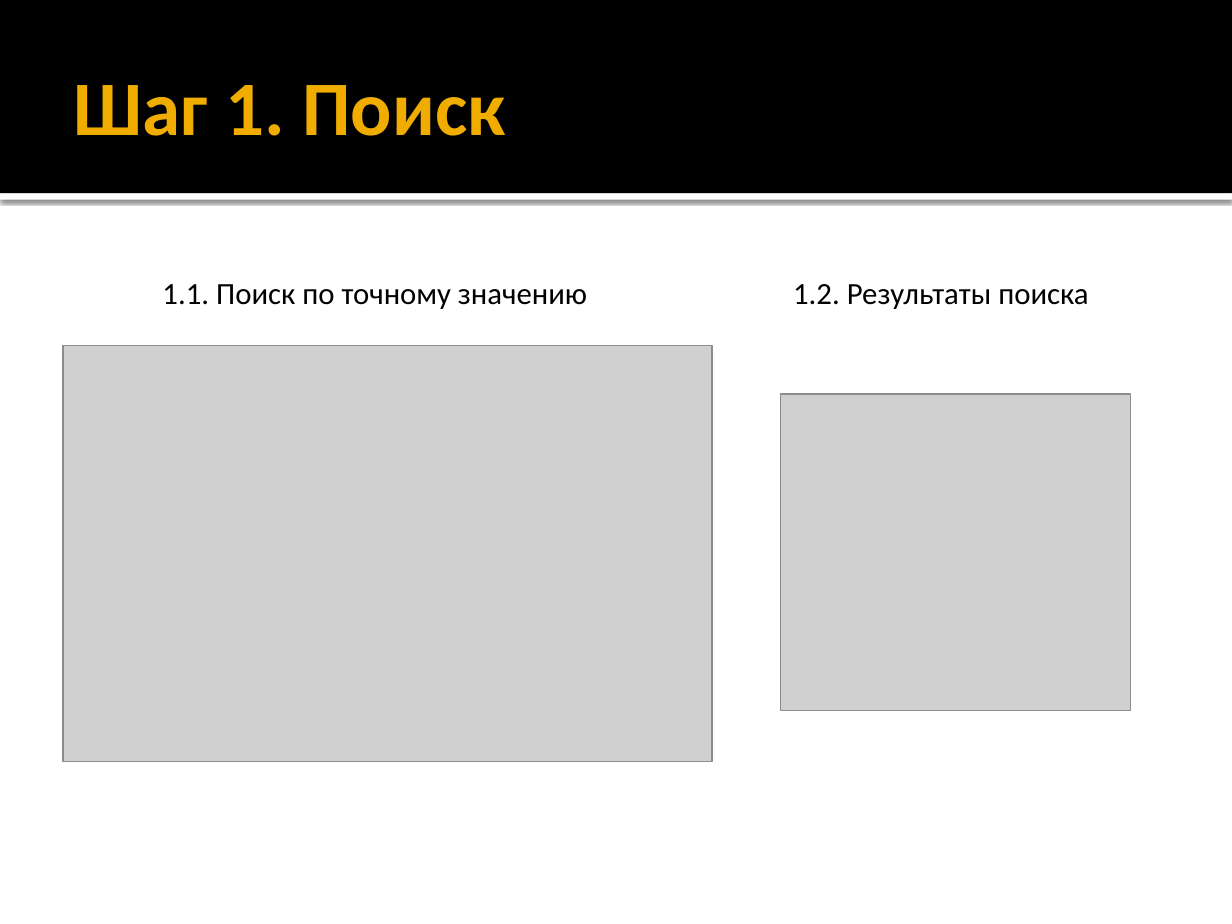
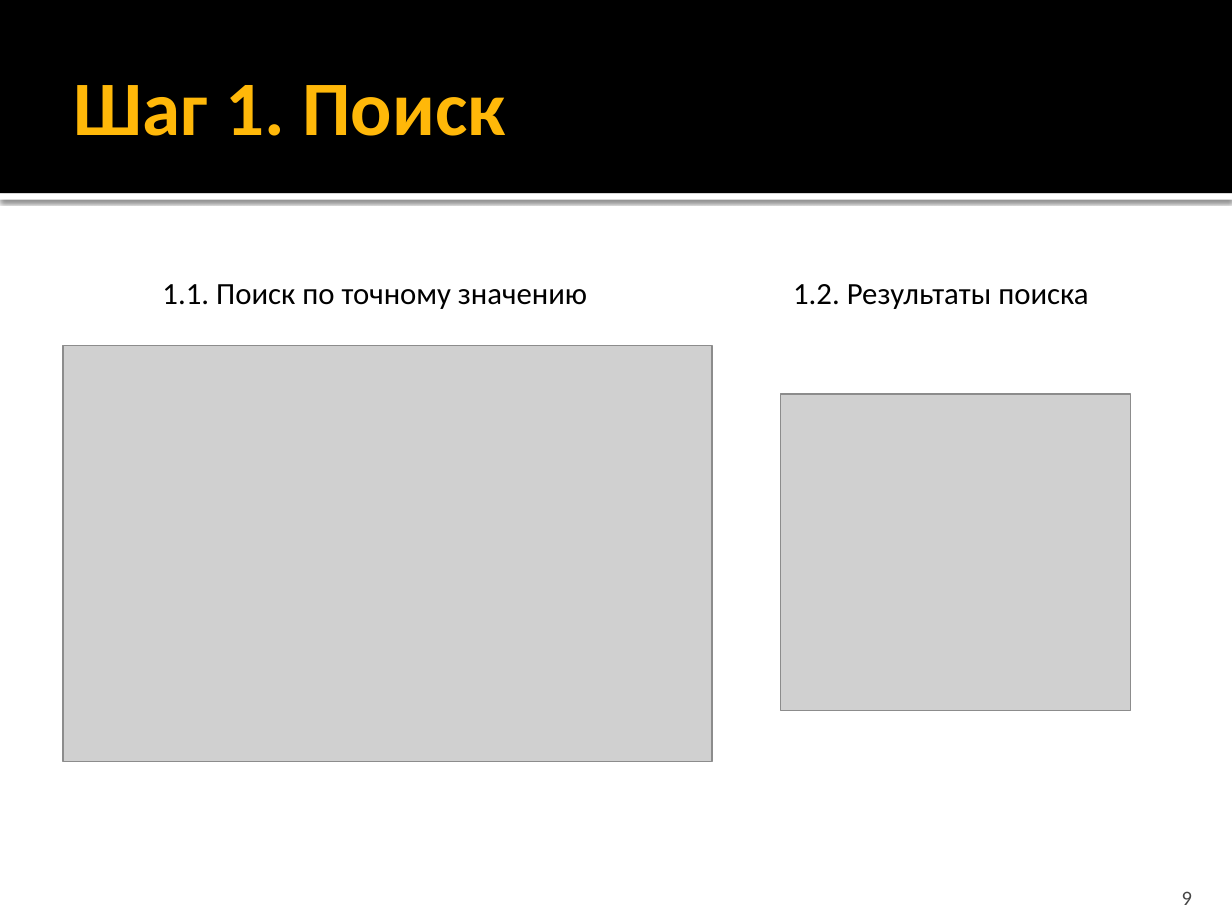
Before and after one commit to bestserg/MonoInjections, a slide deck: slide 9 of Presentation/Дипломный проект.pptx (slide 11 before the commit). Drawn at 1232x924 pixels with LibreOffice and Linux fonts; fonts in the diff are those of the drawing; grey boxes stand for pictures. Boxes give left, top, right and bottom in pixels: in the first picture for what was removed or moved away, otherwise in the second. Text is boxed around its words. In the diff, an @@ line names an element or a change of style, - is before the commit and + after.

```diff
--- a/Presentation/Дипломный проект.pptx
+++ b/Presentation/Дипломный проект.pptx
@@ title "Шаг 1. Поиск" at (74,85,506,136): text colour #F0AD00 to #FFB809 @@
@@ page number added at (1182,891,1192,905), 12 pt, text #454545 @@
+9
```
Also in this commit, not shown: 10 other slides changed, 3 slides added, 4 slides removed, 5 other files.
